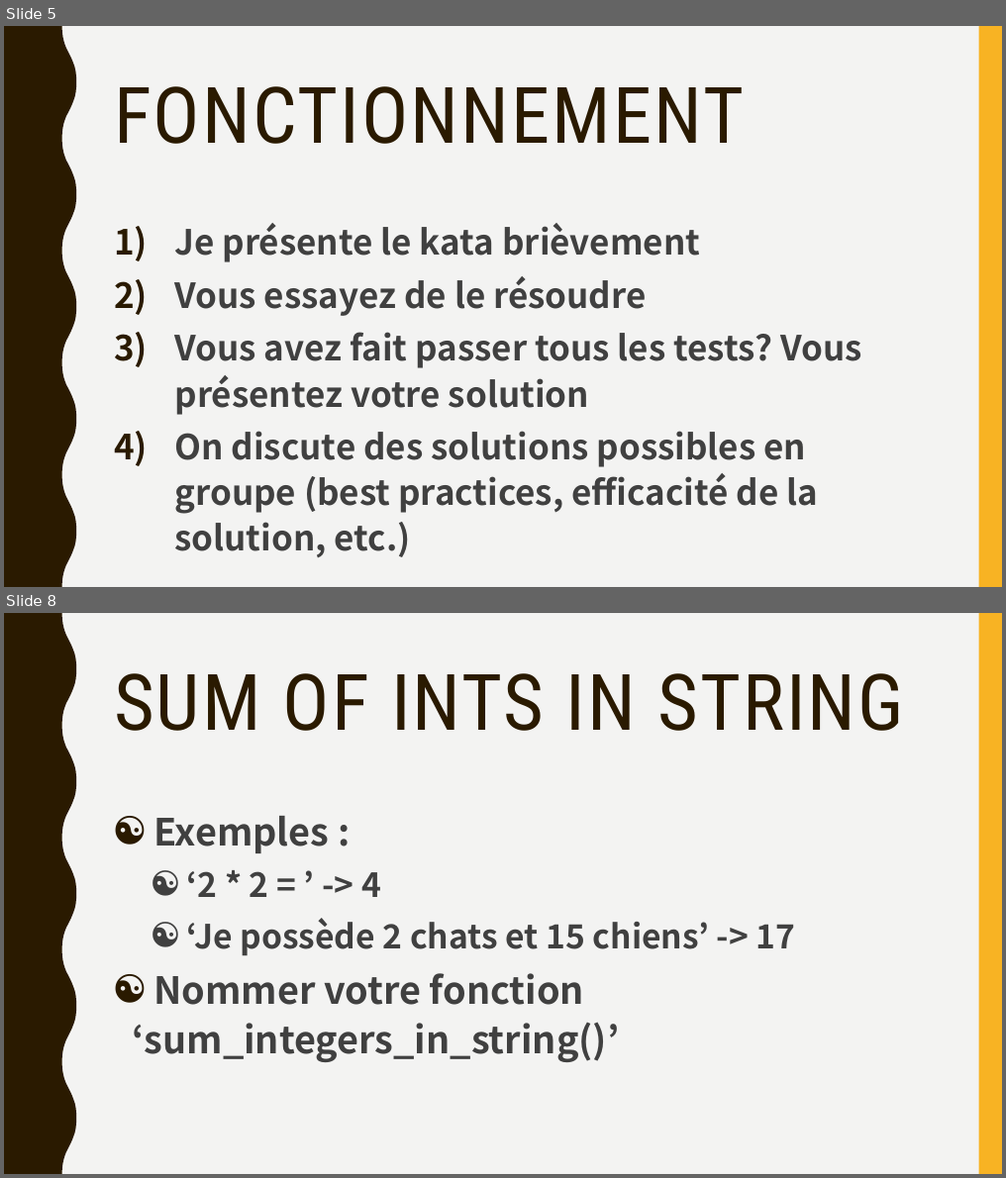
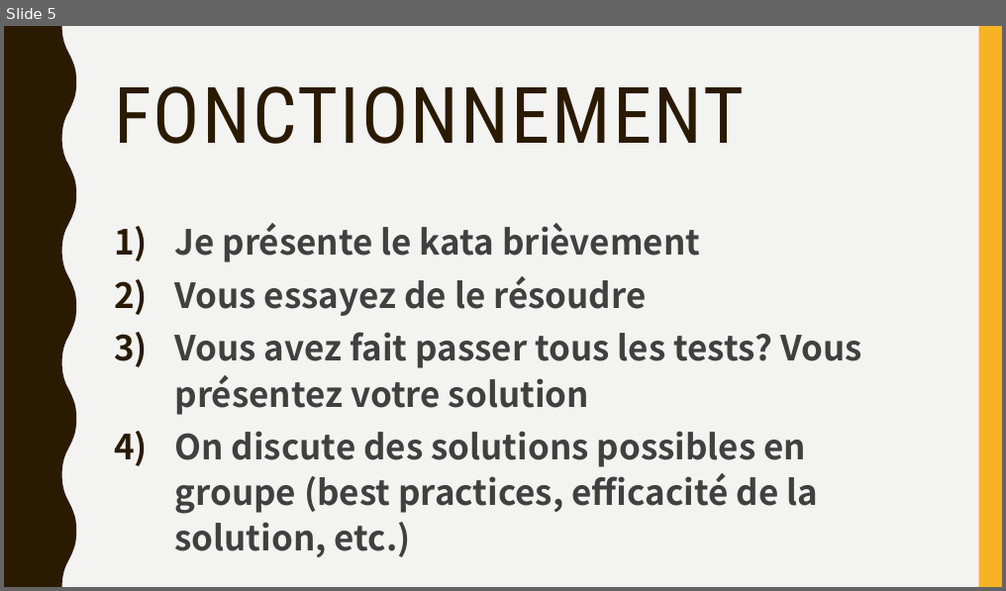
Before and after one commit to mlevesquedion/Coding-dojo-CSG, a slide deck: Slides.pptx. Shown one above the other, each under a label of ours: slides 5 and 8 before the commit, slide 5 after it; the slides between them are not shown. The pictures are 1006x1178 and 1006x591 pixels, drawn with LibreOffice and Linux fonts; fonts in the diff are those of the drawing. Boxes give left, top, right and bottom in pixels: in the first picture for what was removed or moved away, otherwise in the second. Text is boxed around its words. In the diff, an @@ line names an element or a change of style, - is before the commit and + after.

```diff
--- a/Slides.pptx
+++ b/Slides.pptx
@@ slide 8 removed at (4, 613, 1002, 1174), background #F3F3F2; not listed: 2 template elements that a slide beside it also shows @@
@@ title removed at (114, 673, 905, 731) @@
-SUM OF INTS IN STRING
@@ text removed at (133, 816, 796, 1062) @@
-☯ Exemples :
-  ☯ ‘2 * 2 = ’ -> 4
-  ☯ ‘Je possède 2 chats et 15 chiens’ -> 17
-☯ Nommer votre fonction ‘sum_integers_in_string()’
```
Also in this commit, not shown: 2 slides changed, 1 other slide removed, 10 other files.
